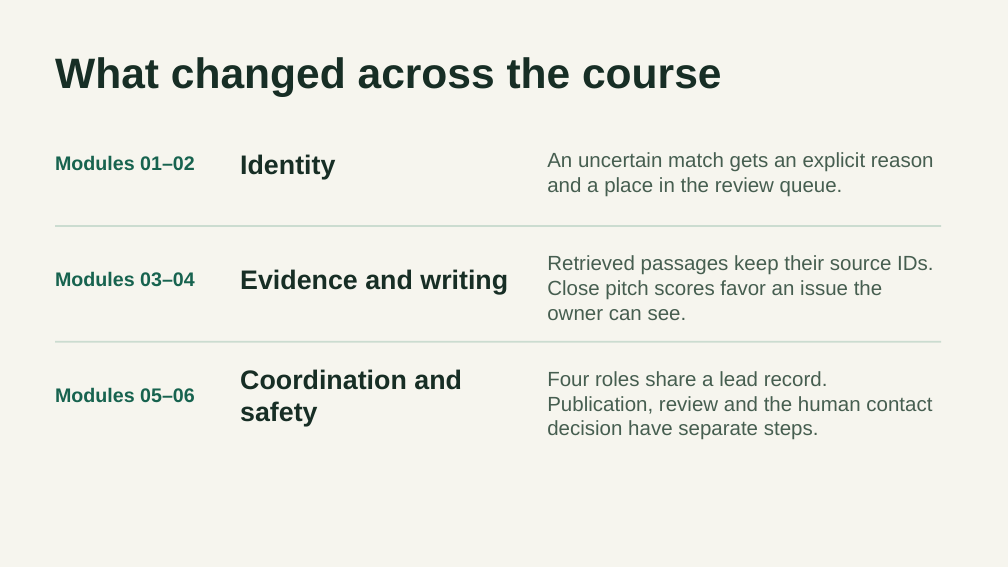
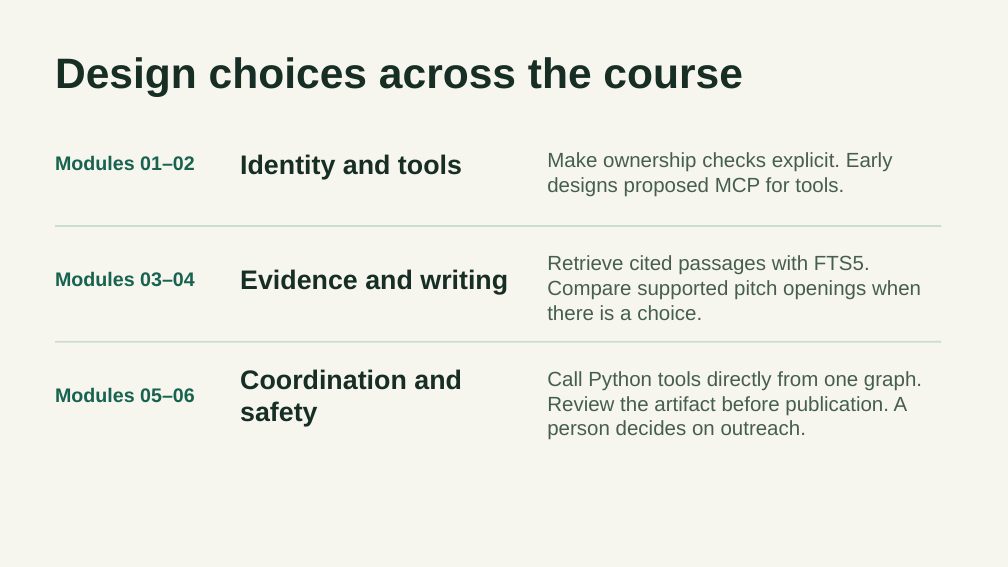
Before and after one commit to Abraham21/sitescout-capstone, a slide deck: slide 4 of submission/SiteScout Presentation.pptx. Drawn at 1008x567 pixels with LibreOffice and Linux fonts; fonts in the diff are those of the drawing. Boxes give left, top, right and bottom in pixels: in the first picture for what was removed or moved away, otherwise in the second. Text is boxed around its words. In the diff, an @@ line names an element or a change of style, - is before the commit and + after.

Commit message:
Track outreach, verify painter contact paths, and align the capstone handoff

```diff
--- a/submission/SiteScout Presentation.pptx
+++ b/submission/SiteScout Presentation.pptx
@@ text at [55, 57, 742, 96]: text changed @@
-What changed across the course
+Design choices across the course
@@ text at [240, 154, 462, 179]: text changed @@
-Identity
+Identity and tools
@@ text at [547, 152, 893, 197]: text changed @@
-An uncertain match gets an explicit reason and a place in the review queue.
+Make ownership checks explicit. Early designs proposed MCP for tools.
@@ text at [547, 255, 921, 320]: text changed @@
-Retrieved passages keep their source IDs. Close pitch scores favor an issue the owner can see.
+Retrieve cited passages with FTS5. Compare supported pitch openings when there is a choice.
@@ text at [547, 371, 922, 440]: text changed @@
-Four roles share a lead record. Publication, review and the human contact decision have separate steps.
+Call Python tools directly from one graph. Review the artifact before publication. A person decides on outreach.
```
Also in this commit, not shown: 7 other slides changed, 23 other files.
